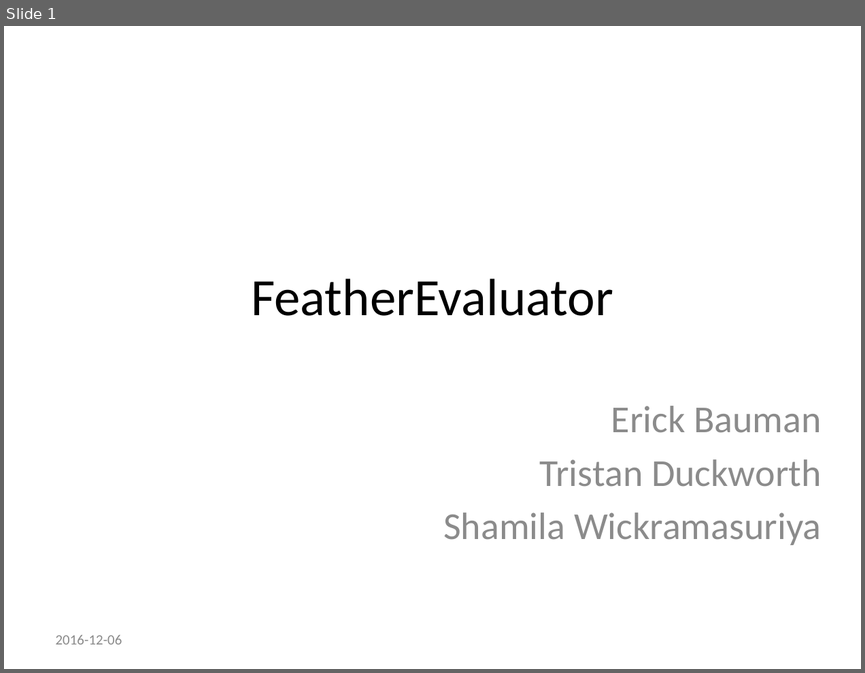
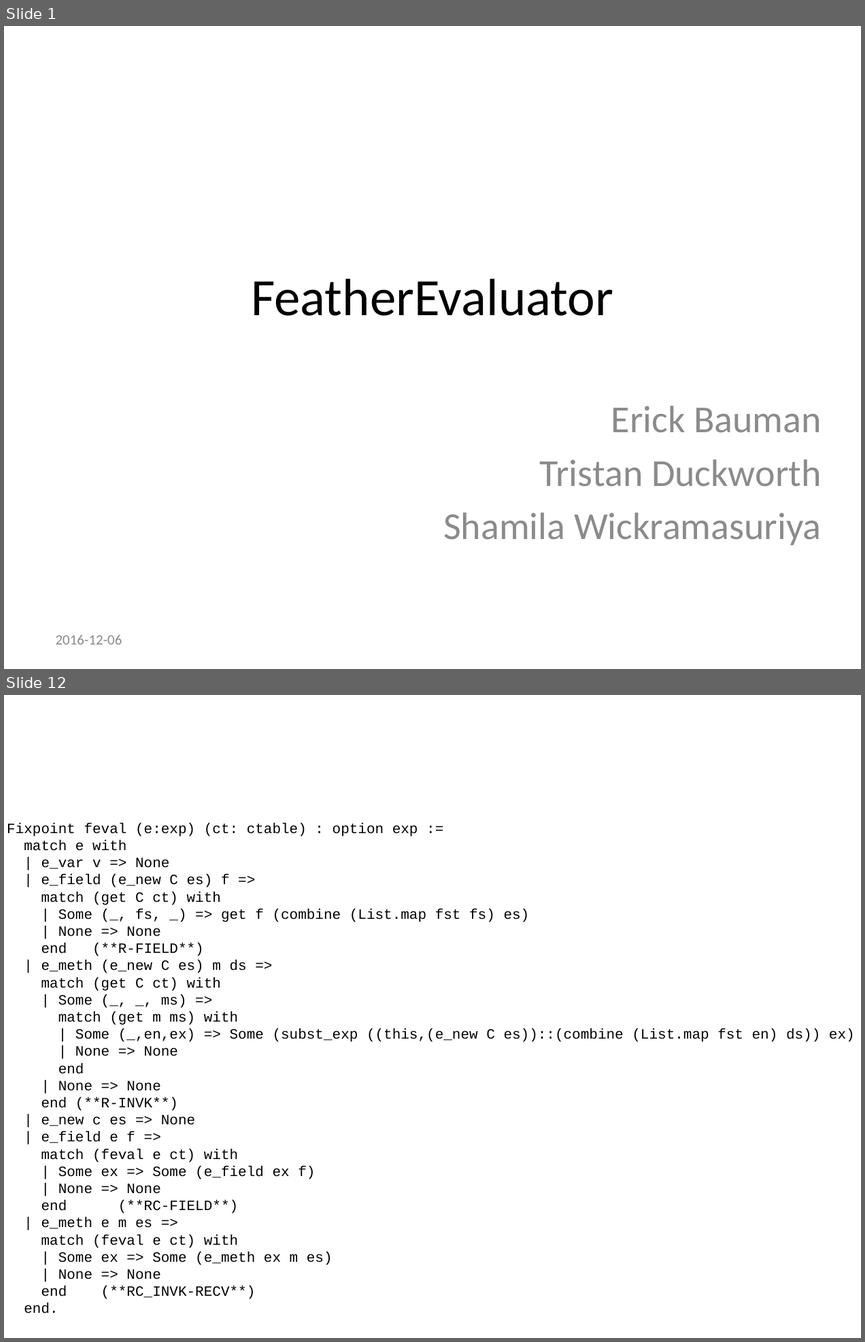
Before and after one commit to tgduckworth/FeatherEvaluator, a slide deck: Document/Presentation.pptx. Shown one above the other, each under a label of ours: slide 1 before the commit, slides 1 and 12 after it; the slides between them are not shown. The pictures are 865x673 and 865x1342 pixels, drawn with LibreOffice and Linux fonts; fonts in the diff are those of the drawing; background and template pictures are left out. Boxes give left, top, right and bottom in pixels: in the first picture for what was removed or moved away, otherwise in the second. Text is boxed around its words. In the diff, an @@ line names an element or a change of style, - is before the commit and + after.

```diff
--- a/Document/Presentation.pptx
+++ b/Document/Presentation.pptx
@@ slide 12 added at (4, 695, 861, 1338), background picture (left out) @@
@@ title added at (193, 705, 687, 764), 39.6 pt, text #FFFFFF @@
+Evaluator
@@ text added at (7, 823, 855, 1313), 12 pt, text #000000 @@
+Fixpoint feval (e:exp) (ct: ctable) : option exp :=
+match e with
+| e_var v => None
+| e_field (e_new C es) f =>
+match (get C ct) with
+| Some (_, fs, _) => get f (combine (List.map fst fs) es)
+| None => None
+end (**R-FIELD**)
+| e_meth (e_new C es) m ds =>
+match (get C ct) with
+| Some (_, _, ms) =>
+match (get m ms) with
+| Some (_,en,ex) => Some (subst_exp ((this,(e_new C es))::(combine (List.map fst en) ds)) ex)
+| None => None
+end
+| None => None
+end (**R-INVK**)
+| e_new c es => None
+| e_field e f =>
+match (feval e ct) with
+| Some ex => Some (e_field ex f)
+| None => None
+end (**RC-FIELD**)
+| e_meth e m es =>
+match (feval e ct) with
+| Some ex => Some (e_meth ex m es)
+| None => None
+end (**RC_INVK-RECV**)
+end.
```
Also in this commit, not shown: 3 slides changed, 22 other slides added, 4 slides removed, 2 other files.
